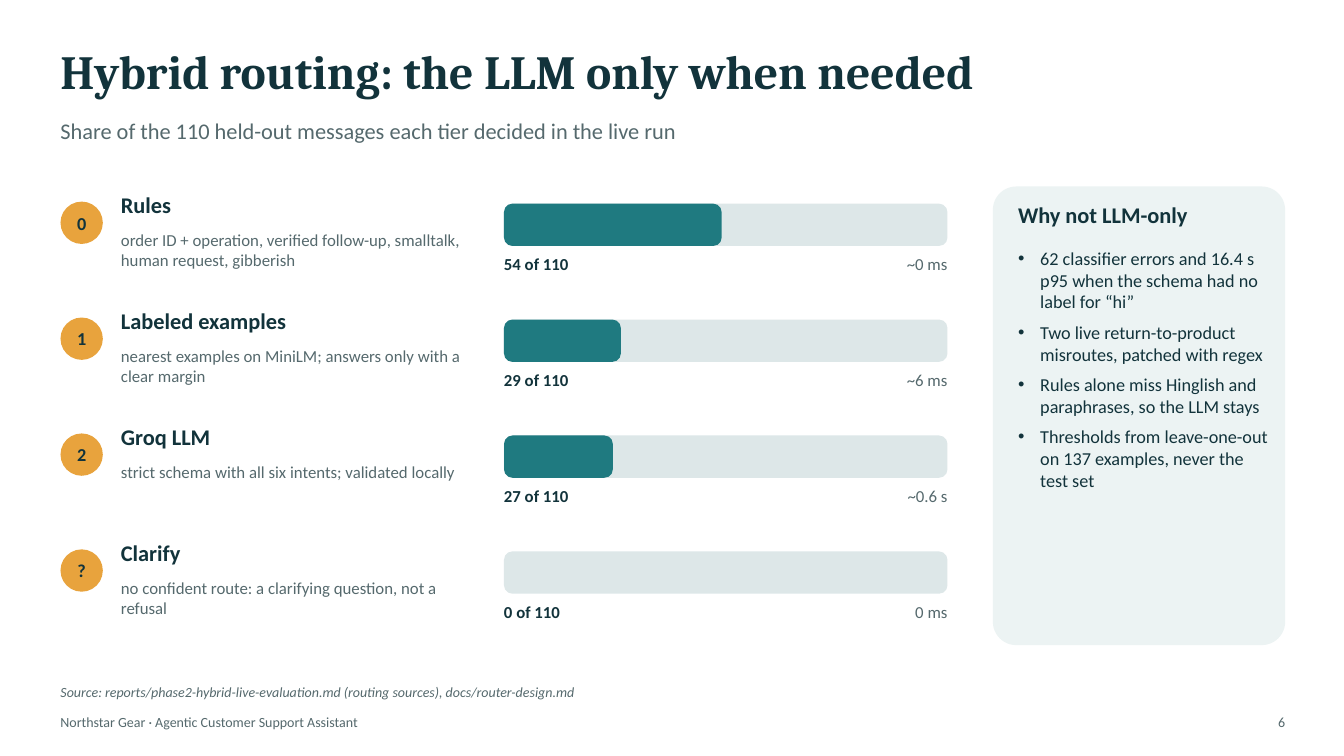
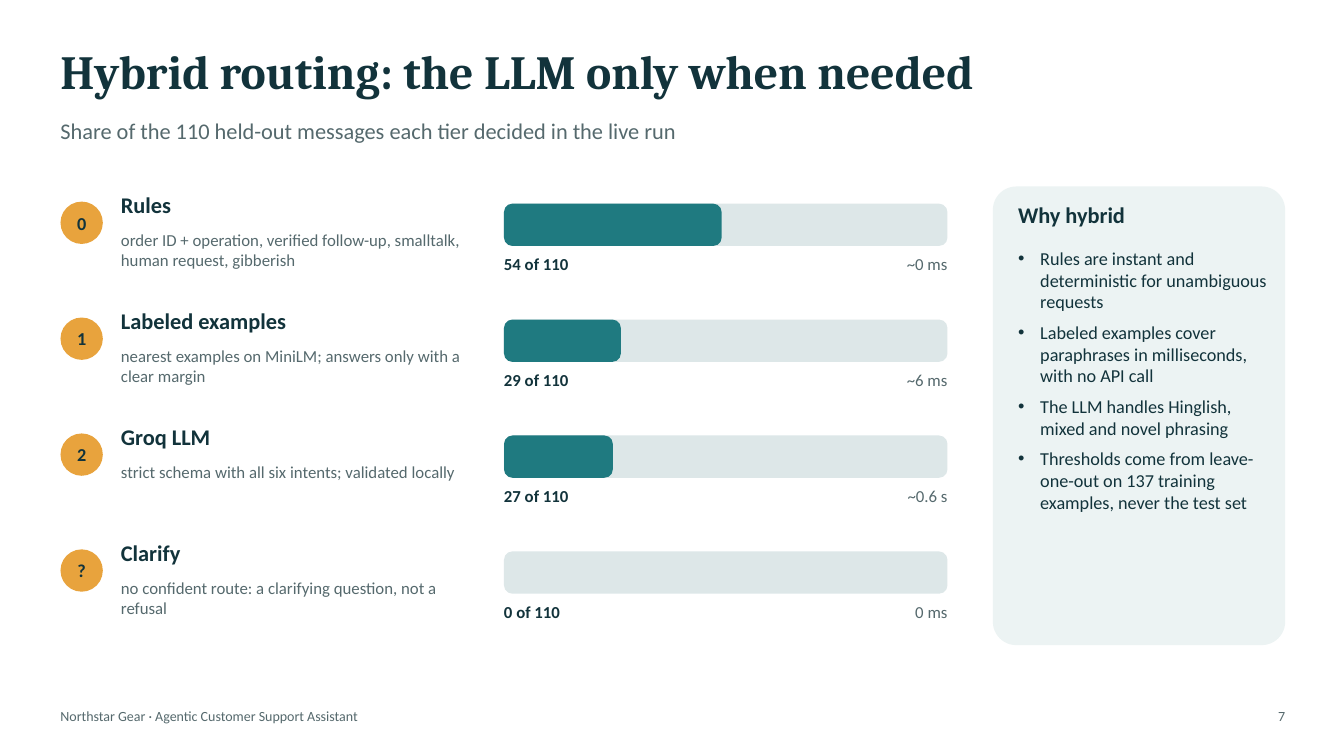
Before and after one commit to amit253/Agentic-Customer-Support-Assistant, a slide deck: slide 7 of presentation/agentic-customer-support.pptx (slide 6 before the commit). Drawn at 1344x756 pixels with LibreOffice and Linux fonts; fonts in the diff are those of the drawing. Boxes give left, top, right and bottom in pixels: in the first picture for what was removed or moved away, otherwise in the second. Text is boxed around its words. In the diff, an @@ line names an element or a change of style, - is before the commit and + after.

```diff
--- a/presentation/agentic-customer-support.pptx
+++ b/presentation/agentic-customer-support.pptx
@@ text at box(1018, 207, 1124, 227): text changed @@
-Why not LLM-only
+Why hybrid
@@ text at box(1040, 252, 1266, 512): text changed @@
-• 62 classifier errors and 16.4 s p95 when the schema had no label for “hi”
-• Two live return-to-product misroutes, patched with regex
-• Rules alone miss Hinglish and paraphrases, so the LLM stays
-• Thresholds from leave-one-out on 137 examples, never the test set
+• Rules are instant and deterministic for unambiguous requests
+• Labeled examples cover paraphrases in milliseconds, with no API call
+• The LLM handles Hinglish, mixed and novel phrasing
+• Thresholds come from leave-one-out on 137 training examples, never the test set
@@ text removed at box(60, 687, 575, 700) @@
-Source: reports/phase2-hybrid-live-evaluation.md (routing sources), docs/router-design.md
@@ text "Northstar Gear · Agentic Customer ...": place and size @@
-text "Northstar Gear · Agentic Customer ..." at box(60, 717, 358, 730)
+text "Northstar Gear · Agentic Customer ..." at box(60, 711, 358, 724)
@@ text removed at box(1278, 717, 1285, 727) @@
-6
@@ text added at box(1278, 712, 1285, 721), 10 pt, text #55696D @@
+7
```
Also in this commit, not shown: 15 other slides changed, 2 slides added, 1 slide removed, 4 other files.
